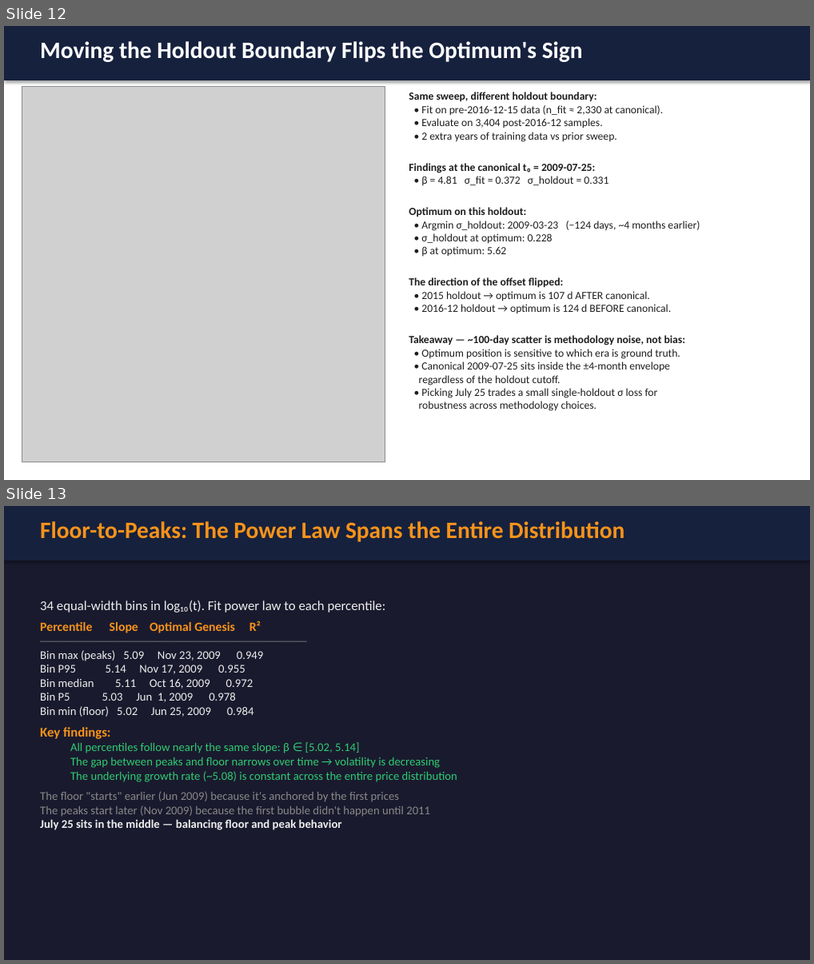
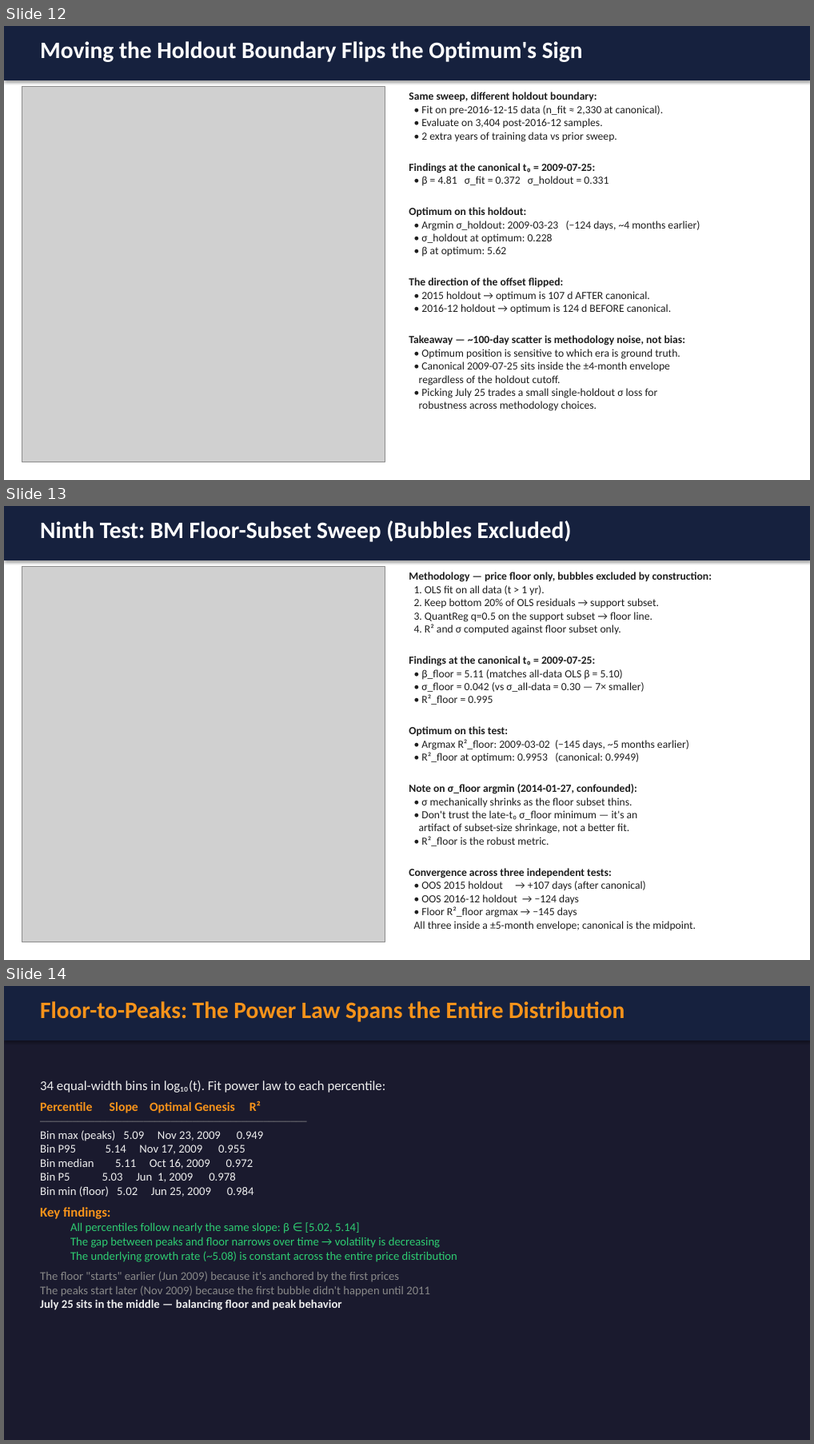
Before and after one commit to bg002h/quantoshi, a slide deck: bitcoin_decomposition.pptx. Shown one above the other, each under a label of ours: slides 12 and 13 before the commit, slides 12, 13 and 14 after it. The pictures are 814x964 and 814x1444 pixels, drawn with LibreOffice and Linux fonts; fonts in the diff are those of the drawing; grey boxes stand for pictures. Boxes give left, top, right and bottom in pixels: in the first picture for what was removed or moved away, otherwise in the second. Text is boxed around its words. In the diff, an @@ line names an element or a change of style, - is before the commit and + after.

```diff
--- a/bitcoin_decomposition.pptx
+++ b/bitcoin_decomposition.pptx
@@ slide 13 added at (4, 506, 810, 960), background #FFFFFF @@
@@ rectangle added at (4, 506, 810, 560), fill #16213E @@
@@ text added at (40, 520, 572, 542), 28 pt, text #FFFFFF, bold @@
+Ninth Test: BM Floor-Subset Sweep (Bubbles Excluded)
@@ picture added at (22, 567, 385, 941) @@
@@ text added at (409, 572, 712, 930), 13 pt, text #1E1E1E @@
+Methodology — price floor only, bubbles excluded by construction:
+1. OLS fit on all data (t > 1 yr).
+2. Keep bottom 20% of OLS residuals → support subset.
+3. QuantReg q=0.5 on the support subset → floor line.
+4. R² and σ computed against floor subset only.
+Findings at the canonical t₀ = 2009-07-25:
+• β_floor = 5.11 (matches all-data OLS β = 5.10)
+• σ_floor = 0.042 (vs σ_all-data = 0.30 — 7× smaller)
+• R²_floor = 0.995
+Optimum on this test:
+• Argmax R²_floor: 2009-03-02 (−145 days, ~5 months earlier)
+• R²_floor at optimum: 0.9953 (canonical: 0.9949)
+Note on σ_floor argmin (2014-01-27, confounded):
+• σ mechanically shrinks as the floor subset thins.
+• Don't trust the late-t₀ σ_floor minimum — it's an
+artifact of subset-size shrinkage, not a better fit.
+• R²_floor is the robust metric.
+Convergence across three independent tests:
+• OOS 2015 holdout → +107 days (after canonical)
+• OOS 2016-12 holdout → −124 days
+• Floor R²_floor argmax → −145 days
+All three inside a ±5-month envelope; canonical is the midpoint.
@@ what was slide 13 is now slide 14 @@
```
Also in this commit, not shown: 1 slide changed, 6 other files.
